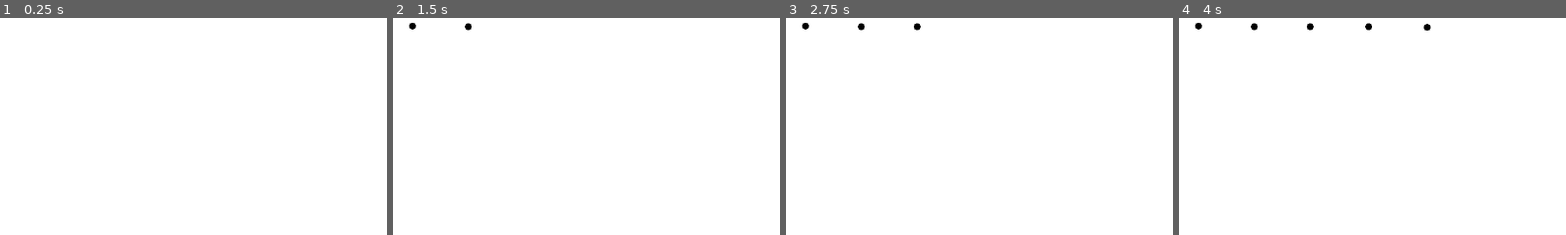
Above: before the commit, frames 1-4 (left to right).
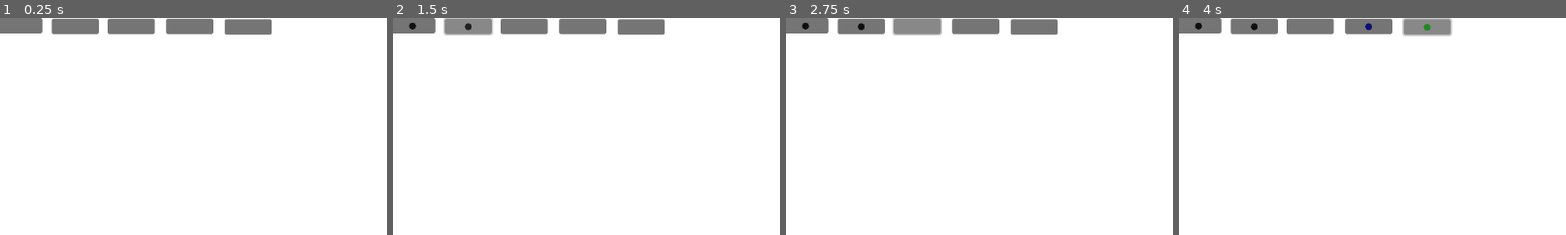
Above: after the commit, the same moments.

Repository: boardshapes/whiteboard
Game: Godot game, scene res://node_2d.tscn
The game is run twice, just before and just after one commit, with the same random seed, the same clock (stepped at 60 frames per second) and the same inputs.
Inputs (mouse positions are % of the whole screen's width and height, from its top left):
- Up to frame 1 (0.25 s): no input
- Up to frame 2 (1.5 s): click (2, 2) at 0.52 s; click (10, 2) at 1.27 s
- Up to frame 3 (2.75 s): click (17, 2) at 2.02 s
- Up to frame 4 (4 s): click (24, 2) at 2.77 s; click (32, 2) at 3.52 s
The pictures show only the part of the screen within x 0-50%, y 0-50%; the shares and areas given below are measured in that part.

The runs differ from the first frame. In frame 1, 4.5% of the frame differs, in the area x 0-71%, y 0-9%; in frame 2, 4.5%; in frame 3, 4.5%; in frame 4, 4.6%.

Commit message:
colors and better drawing

Diff:
--- a/whiteboard/node_2d.gd
+++ b/whiteboard/node_2d.gd
@@ -1,13 +1,49 @@
 extends Node2D
 
-var mi_pos:Array = []
+var color: Color = Color.BLACK
+var strokes: Array = []
+var has_last_pos: bool = false
+var last_pos: Vector2
 
-func _input(event:InputEvent):
- if not Input.is_mouse_button_pressed(MOUSE_BUTTON_LEFT):
-  return
- mi_pos.append(event.position)
- queue_redraw()
+func _on_black_color_pressed() -> void:
+	color = Color.BLACK
 
-func _draw():
- for point in mi_pos:
-  draw_circle(point,5,Color.BLACK)
+func _on_white_color_pressed() -> void:
+	color = Color.WHITE
+
+func _on_blue_color_pressed() -> void:
+	color = Color.BLUE
+
+func _on_green_color_pressed() -> void:
+	color = Color.GREEN
+
+func _on_red_color_pressed() -> void:
+	color = Color.RED
+
+func _input(event: InputEvent) -> void:
+	if event is InputEventMouseButton:
+		if event.button_index == MOUSE_BUTTON_LEFT:
+			if event.pressed:
+				last_pos = event.position
+				has_last_pos = true
+				strokes.append({"pos": last_pos, "color": color})
+				queue_redraw()
+			else:
+				has_last_pos = false
+
+	elif event is InputEventMouseMotion and Input.is_mouse_button_pressed(MOUSE_BUTTON_LEFT):
+		if has_last_pos:
+			var distance = last_pos.distance_to(event.position)
+			var steps = int(distance / 2)
+			for i in range(steps):
+				var t = float(i) / steps
+				var interp_pos = last_pos.lerp(event.position, t)
+				strokes.append({"pos": interp_pos, "color": color})
+		strokes.append({"pos": event.position, "color": color})
+		last_pos = event.position
+		has_last_pos = true
+		queue_redraw()
+
+func _draw() -> void:
+	for stroke in strokes:
+		draw_circle(stroke.pos, 5, stroke.color)
--- a/whiteboard/node_2d.tscn
+++ b/whiteboard/node_2d.tscn
@@ -6,3 +6,38 @@
 script = ExtResource("1_wtcfe")
 
 [node name="Line2D" type="Line2D" parent="."]
+
+[node name="BlackColor" type="Button" parent="."]
+offset_left = -6.0
+offset_right = 63.0
+offset_bottom = 23.0
+
+[node name="WhiteColor" type="Button" parent="."]
+offset_left = 77.0
+offset_top = 1.0
+offset_right = 147.0
+offset_bottom = 24.0
+
+[node name="BlueColor" type="Button" parent="."]
+offset_left = 160.0
+offset_top = 1.0
+offset_right = 230.0
+offset_bottom = 24.0
+
+[node name="GreenColor" type="Button" parent="."]
+offset_left = 247.0
+offset_top = 1.0
+offset_right = 317.0
+offset_bottom = 24.0
+
+[node name="RedColor" type="Button" parent="."]
+offset_left = 334.0
+offset_top = 2.0
+offset_right = 404.0
+offset_bottom = 25.0
+
+[connection signal="pressed" from="BlackColor" to="." method="_on_black_color_pressed"]
+[connection signal="pressed" from="WhiteColor" to="." method="_on_white_color_pressed"]
+[connection signal="pressed" from="BlueColor" to="." method="_on_blue_color_pressed"]
+[connection signal="pressed" from="GreenColor" to="." method="_on_green_color_pressed"]
+[connection signal="pressed" from="RedColor" to="." method="_on_red_color_pressed"]
